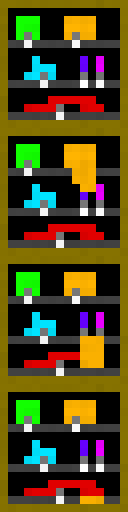
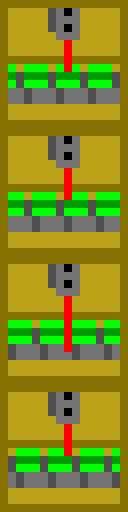
Comparing the layer stacks of the two w=128, h=512 images. Changes:
hid "Layer 1" over [0,0,128,512]
added group "manufactory supplier" with 4 layers above "vending machine" over [8,8,120,488]
added layer "Layer 3 copy 9" (1st of 5, in "manufactory supplier") in group "manufactory supplier" over [8,8,120,104]
added layer "Layer 10" in group "manufactory supplier" over [8,136,120,232]
added layer "Layer 11" in group "manufactory supplier" over [8,264,120,360]
added layer "Layer 11 copy" in group "manufactory supplier" over [8,392,120,488]
hid group "vending machine" (4 layers) over [8,8,120,504]
